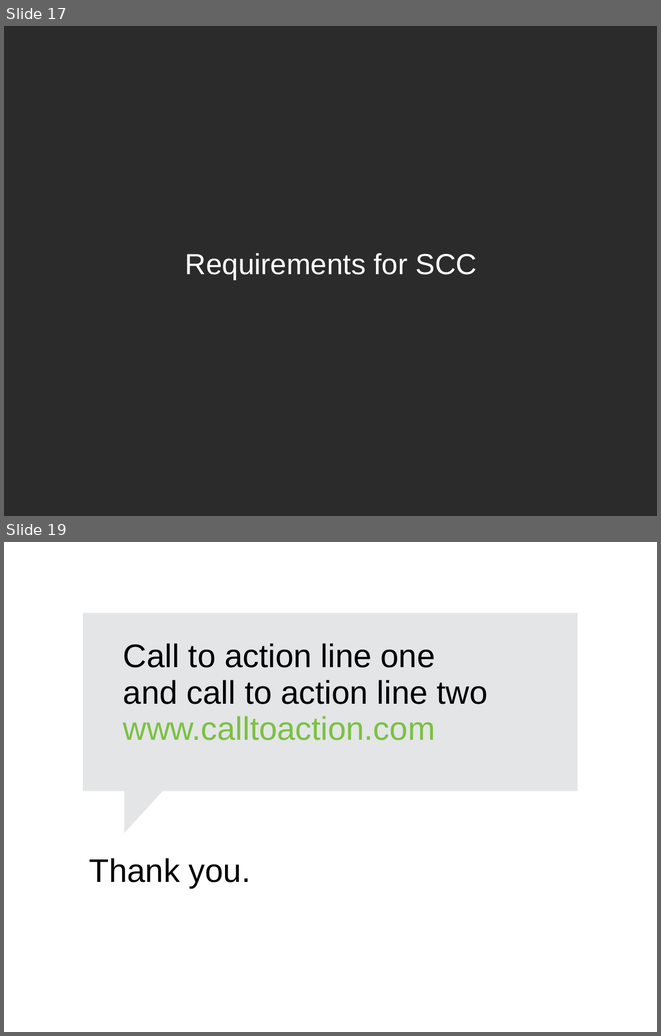
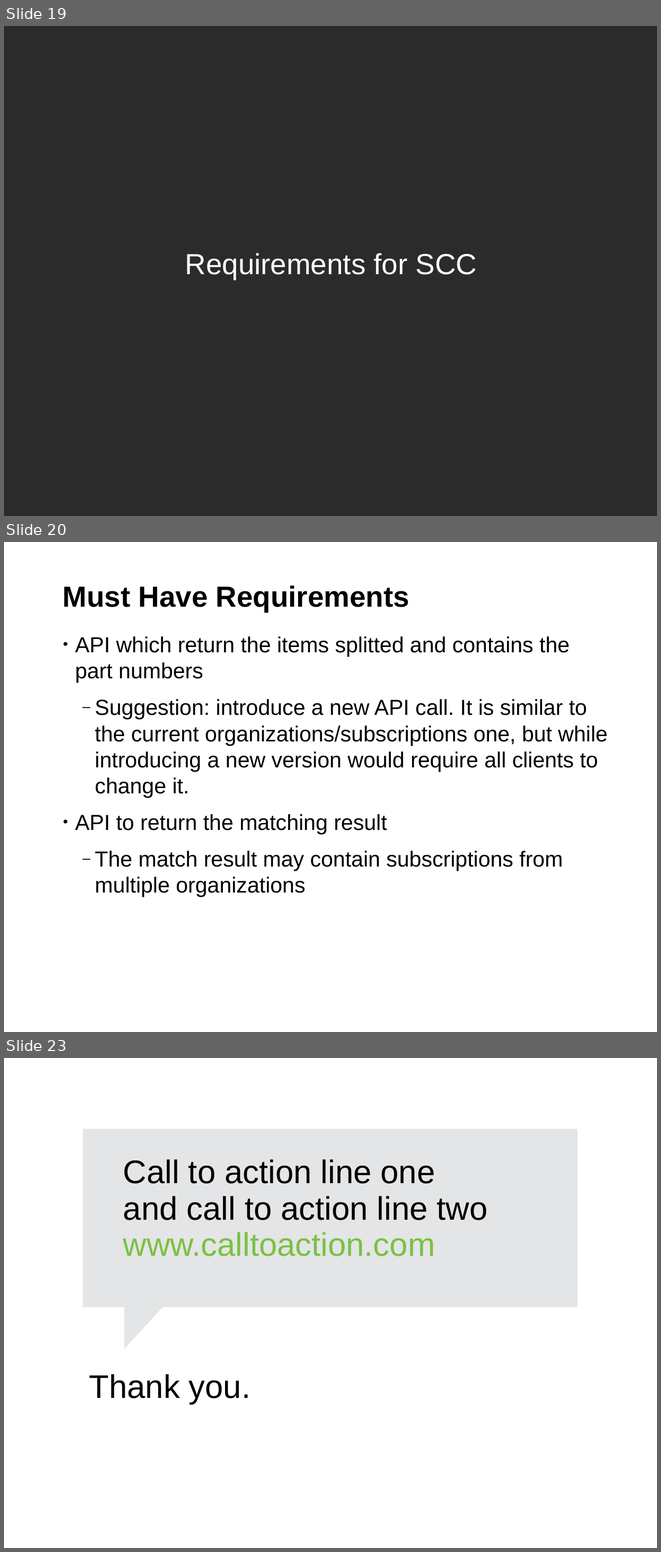
Before and after one commit to hustodemon/subscription-matcher, a slide deck: doc/SubscriptionCounting.odp. Shown one above the other, each under a label of ours: slides 17 and 19 before the commit, slides 19, 20 and 23 after it; the slides between them are not shown. The pictures are 661x1036 and 661x1552 pixels, drawn with LibreOffice and Linux fonts; fonts in the diff are those of the drawing; background and template pictures are left out; a plain dark background stands for a picture behind light text. Boxes give left, top, right and bottom in pixels: in the first picture for what was removed or moved away, otherwise in the second. Text is boxed around its words. In the diff, an @@ line names an element or a change of style, - is before the commit and + after.

Commit message:
add SCC Requirements and some points for the implementation section

```diff
--- a/doc/SubscriptionCounting.odp
+++ b/doc/SubscriptionCounting.odp
@@ slide 20 added at box(4, 542, 657, 1032), background #FFFFFF; not listed: 1 template element that a slide beside it also shows @@
@@ title added at box(63, 585, 409, 612), 32 pt, text #000000, bold @@
+Must Have Requirements
@@ text added at box(75, 636, 608, 897), 24 pt, text #000000 @@
+• API which return the items splitted and contains the part numbers
+  ‒ Suggestion: introduce a new API call. It is similar to the current organizations/subscriptions one, but while introducing a new version would require all clients to change it.
+• API to return the matching result
+  ‒ The match result may contain subscriptions from multiple organizations
@@ what was slide 17 is now slide 19 @@
@@ what was slide 19 is now slide 23 @@
```
Also in this commit, not shown: 3 other slides added.
